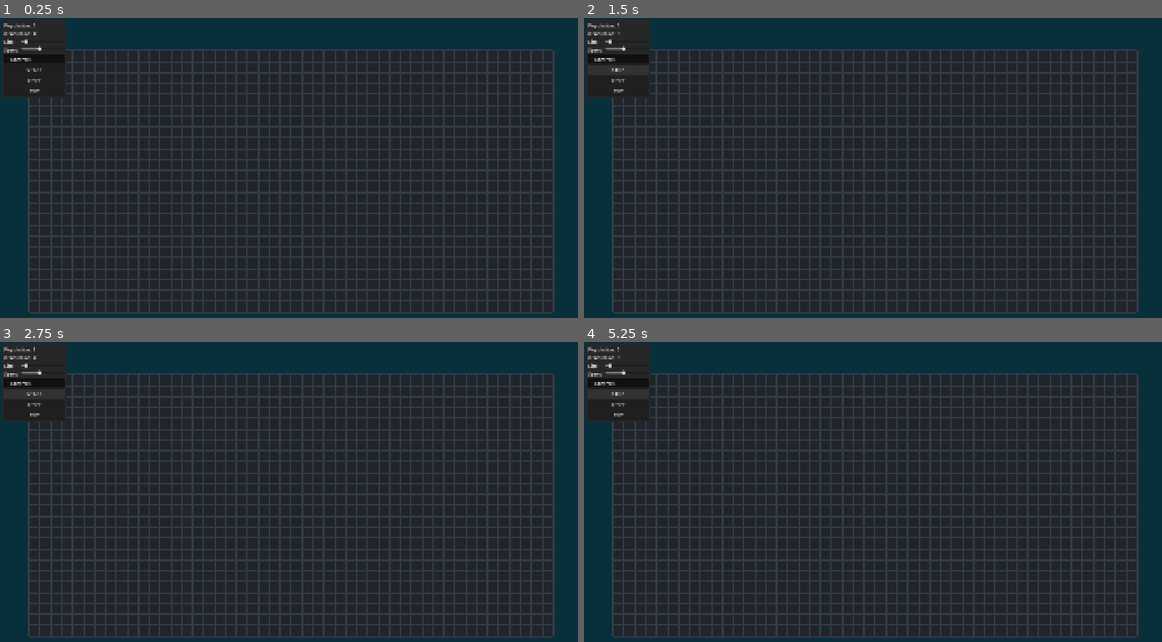
Above: before the commit, frames 1-4 (two rows, left to right).
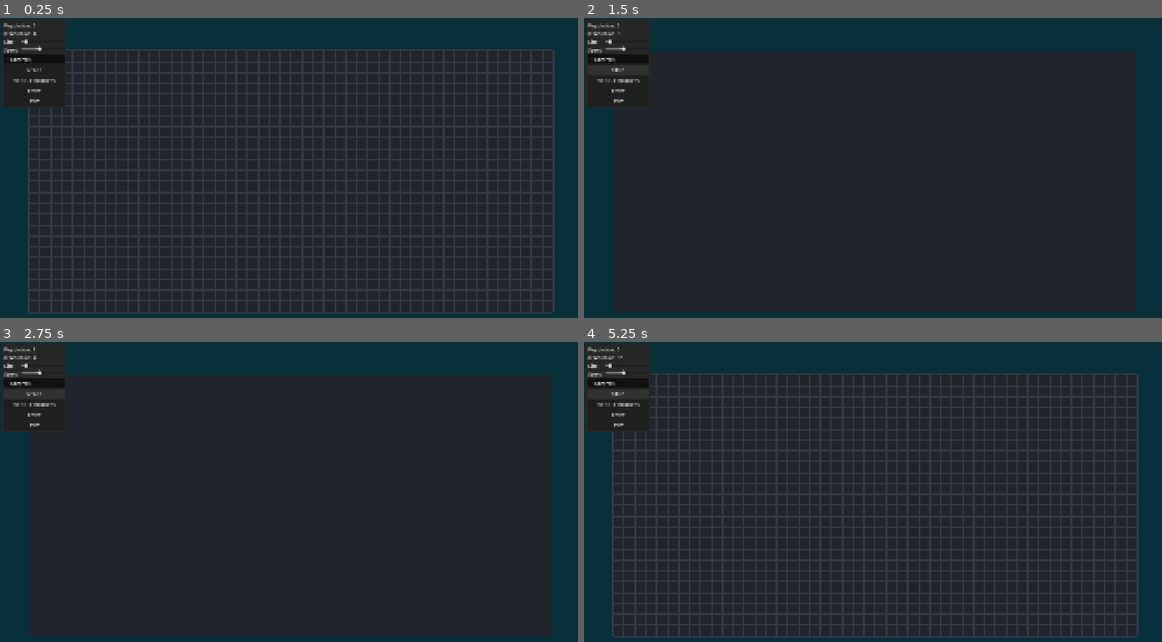
Above: after the commit, the same moments.

Repository: yasukawa426/conways-life-game-godot
Game: Godot game, scene res://scenes/main.tscn
The game is run twice, just before and just after one commit, with the same random seed, the same clock (stepped at 60 frames per second) and the same inputs.
Inputs (mouse positions are in pixels of both pictures, inside the frame that each line leads up to):
- Up to frame 1 (0.25 s): no input
- Up to frame 2 (1.5 s): click (618, 81) at 0.5 s, where only the run after the commit has a clickable "TOGGLE BORDERS"; click "START" at 1.25 s
- Up to frame 3 (2.75 s): click "STOP" at 2 s
- Up to frame 4 (5.25 s): click "START" at 2.75 s; click "STOP" at 3.5 s; click (618, 405) at 4.25 s, where only the run after the commit has a clickable "TOGGLE BORDERS"; click "START" at 5 s

The runs differ from the first frame. In frame 1, 0.3% of the frame differs, in the area x 0-12%, y 20-31%; in frame 2, 23%, in the area x 0-96%, y 10-99%; in frame 3, 23%; in frame 4, 0.3%.

Commit message:
feat: add button for toggling borders

Diff:
--- a/scenes/borders_visual.gd
+++ b/scenes/borders_visual.gd
@@ -32,3 +32,7 @@
 
 	_initialized = true
 	queue_redraw()
+
+func clear():
+	_initialized = false
+	queue_redraw()
--- a/scenes/grid.gd
+++ b/scenes/grid.gd
@@ -50,6 +50,7 @@
 			simulation_timer.start()
 
 var _simulation_running: bool = false
+var _show_borders: bool = true
 
 #TODO: make timer oneshot and then call it again after the simulation() has finished running, buttons and stuff. hold left mouse button. draw border once in a separete node ultil needed again. also LMB only to dray RMB only to delete
 var size_multiplier: float = 0.5:
@@ -126,7 +127,9 @@
 				var rect_position := offset + Vector2(x, y) * _cell_size
 				draw_rect(Rect2(rect_position, _cell_size), _ALIVE_CELL_COLOR) # paint it
 
-	$BordersVisual.draw_borders(offset, _scaled_size, _cell_size)
+	if _show_borders:
+		$BordersVisual.draw_borders(offset, _scaled_size, _cell_size)
+
 
 
 #Rules:
@@ -228,3 +231,10 @@
 func reset_grid():
 	_reset_arrays()
 	queue_redraw()
+
+func toggle_borders():
+	_show_borders = !_show_borders
+	if _show_borders:
+		queue_redraw()
+	else:
+		$BordersVisual.clear()
--- a/scenes/main.gd
+++ b/scenes/main.gd
@@ -9,7 +9,7 @@
 
 	set(value):
 		current_grid_multiplier = value
-		$Grid.size_multiplier = value
+		grid_node.size_multiplier = value
 
 		simulation_running = false
 
@@ -21,7 +21,7 @@
 		simulation_running = value
 
 		ui_node.update_toggle_button(value)
-		$Grid.toggle_simulation(value)
+		grid_node.toggle_simulation(value)
 
 const MINIMUM_SPEED_MULTIPLIER: float = 0.25
 const MAXIMUM_SPEED_MULTIPLIER: float = 2
@@ -33,9 +33,10 @@
 
 	set(value):
 		current_speed_multiplier = value
-		$Grid.speed_multiplier = value
+		grid_node.speed_multiplier = value
 
 @onready var ui_node = $UI
+@onready var grid_node = $Grid
 
 func _ready() -> void:
 	_set_size_slider()
@@ -72,7 +73,7 @@
 
 func _reset() -> void:
 	simulation_running = false
-	$Grid.reset_grid()
+	grid_node.reset_grid()
 
 
 func _on_ui_exit() -> void:
@@ -85,3 +86,7 @@
 
 func _on_grid_population_changed(value: int) -> void:
 	ui_node.set_population(value)
+
+
+func _on_ui_toggle_borders() -> void:
+	grid_node.toggle_borders()
--- a/scenes/main.tscn
+++ b/scenes/main.tscn
@@ -29,4 +29,5 @@
 [connection signal="reset" from="UI" to="." method="_on_ui_reset"]
 [connection signal="size_changed" from="UI" to="." method="_on_ui_size_changed"]
 [connection signal="speed_changed" from="UI" to="." method="_on_ui_speed_changed"]
+[connection signal="toggle_borders" from="UI" to="." method="_on_ui_toggle_borders"]
 [connection signal="toggle_simulation" from="UI" to="." method="_on_ui_toggle_simulation"]
--- a/scenes/ui.gd
+++ b/scenes/ui.gd
@@ -2,6 +2,7 @@
 signal size_changed(value: float)
 signal speed_changed(value: float)
 signal toggle_simulation
+signal toggle_borders
 signal reset
 signal exit
 
@@ -70,3 +71,7 @@
 func set_population(value: int) -> void:
 	if population_label:
 		population_label.text = "Population: " + str(value)
+
+
+func _on_toggle_borders_button_pressed() -> void:
+	toggle_borders.emit()
--- a/scenes/ui.tscn
+++ b/scenes/ui.tscn
@@ -101,6 +101,10 @@
 layout_mode = 2
 text = "START"
 
+[node name="ToggleBordersButton" type="Button" parent="PanelContainer/FoldableContainer/GridContainer" unique_id=1095741964]
+layout_mode = 2
+text = "TOGGLE BORDERS"
+
 [node name="ResetButton" type="Button" parent="PanelContainer/FoldableContainer/GridContainer" unique_id=1578311269]
 layout_mode = 2
 text = "RESET"
@@ -114,5 +118,6 @@
 [connection signal="value_changed" from="PanelContainer/FoldableContainer/GridContainer/BoxContainer2/SpeedHSlider" to="." method="_on_speed_h_slider_value_changed"]
 [connection signal="timeout" from="PanelContainer/FoldableContainer/GridContainer/BoxContainer2/SpeedHSlider/SpeedTimer" to="." method="_on_speed_timer_timeout"]
 [connection signal="pressed" from="PanelContainer/FoldableContainer/GridContainer/ToggleSimulationButton" to="." method="_on_toggle_simulation_button_pressed"]
+[connection signal="pressed" from="PanelContainer/FoldableContainer/GridContainer/ToggleBordersButton" to="." method="_on_toggle_borders_button_pressed"]
 [connection signal="pressed" from="PanelContainer/FoldableContainer/GridContainer/ResetButton" to="." method="_on_reset_button_pressed"]
 [connection signal="pressed" from="PanelContainer/FoldableContainer/GridContainer/ExitButton" to="." method="_on_exit_button_pressed"]
